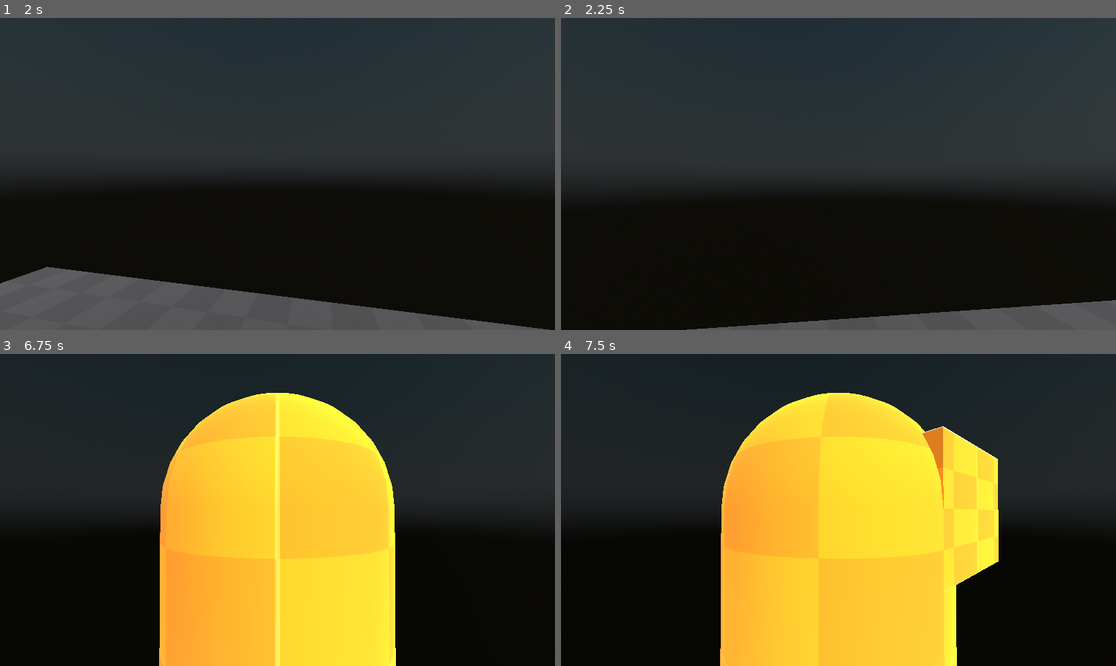
Above: before the commit, frames 1-4 (two rows, left to right).
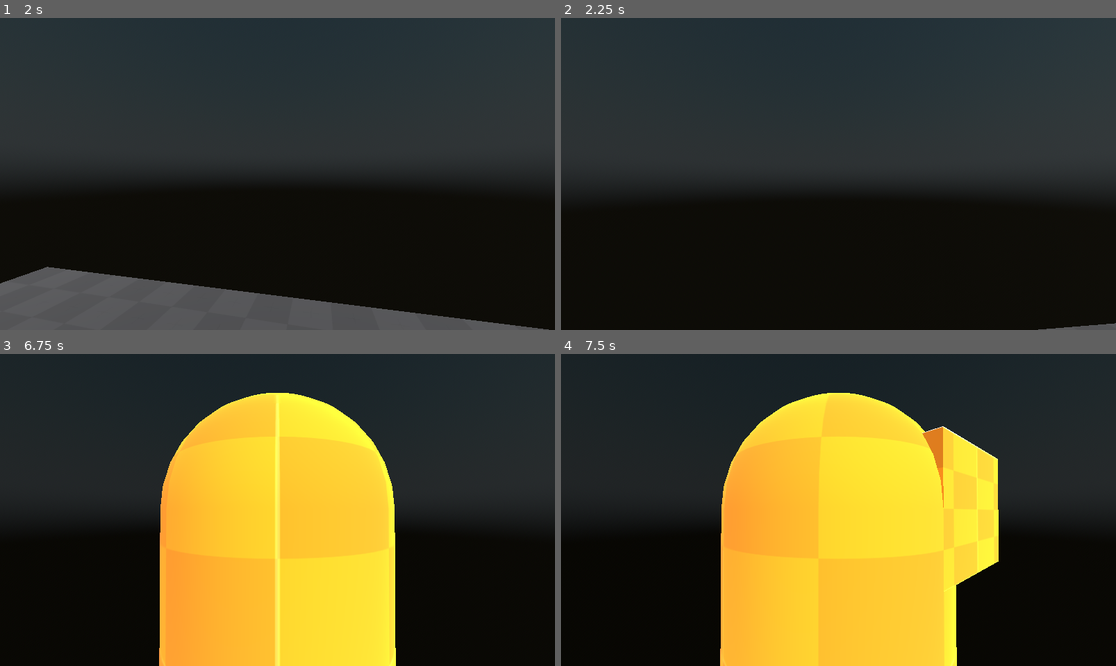
Above: after the commit, the same moments.

Repository: FroggLeo/driving-game
Game: Godot game, scene res://world.tscn
The game is run twice, just before and just after one commit, with the same random seed, the same clock (stepped at 60 frames per second) and the same inputs.
Inputs (mouse positions are in pixels of both pictures, inside the frame that each line leads up to):
- Up to frame 1 (2 s): tap Enter at 0.5 s; move the mouse to (305, 174) at 0.52 s; hold Shift (crouch) 0.53-1.28 s; hold W (move_forward) from 0.53 s (still down); tap Space (jump) at 0.77, 1.07, 1.52, 1.55, 1.82 s; tap Ctrl (sprint) at 0.8, 1.35 s; move the mouse to (249, 174) at 1.27 s
- Up to frame 2 (2.25 s): keep holding W (move_forward); move the mouse to (849, 167) at 2.02 s; hold Space (jump) from 2.03 s (still down)
- Up to frame 3 (6.75 s): tap Shift (crouch) at 2.3, 2.85, 4.55 s; move the mouse to (271, 516) at 2.77 s; release Space (jump) at 2.78 s; tap Space (jump) at 3.02, 3.32, 4.52, 4.82, 5.75, 6.02, 6.05, 6.32 s; tap Ctrl (sprint) at 3.05 s; tap Enter at 3.5, 5 s; move the mouse to (316, 513) at 3.52 s; hold Space (jump) 3.53-4.28 s; tap E (interact) at 3.6 s; move the mouse to (233, 506) at 4.27 s; right-click (233, 506) at 4.35 s; move the mouse to (283, 510) at 5.02 s; hold Ctrl (sprint) 5.03-5.78 s; move the mouse to (255, 503) at 5.77 s; release W (move_forward) at 5.78 s; hold D (move_right) 5.78-6.53 s; tap Mouse wheel up (zoom_in) at 5.85 s; move the mouse to (305, 510) at 6.52 s; hold W (move_forward) from 6.53 s (still down); hold Mouse wheel down (zoom_out) from 6.53 s (still down)
- Up to frame 4 (7.5 s): tap Space (jump) at 6.77, 7.07 s; tap Shift (crouch) at 6.8 s; move the mouse to (727, 525) at 7.27 s; release W (move_forward) at 7.28 s; release Mouse wheel down (zoom_out) at 7.28 s; hold D (move_right) from 7.28 s (still down); tap Alt at 7.35 s

Frame 1 is identical in both runs. In frame 2, 3.6% of the frame differs, in the area x 22-100%, y 90-100%; in frame 3, less than 0.1%; in frame 4, less than 0.1%.

Commit message:
refactor some code

Diff:
--- a/godot_project/player/player.gd
+++ b/godot_project/player/player.gd
@@ -17,8 +17,6 @@
 @export var enable_run: bool = true
 
 var first_person: bool = false
-var run: bool = false
-var crouch: bool = false
 # var paused = Global.paused
 
 # nodes used
@@ -34,6 +32,7 @@
 	else:
 		third_person_spring.spring_length = max_zoom / 2
 	Input.set_mouse_mode(Input.MOUSE_MODE_CAPTURED)
+	third_person_cam.current = false
 	first_person_cam.make_current()
 	Global.paused = false
 
@@ -64,16 +63,6 @@
 		first_person_cam.rotation_degrees.x -= event.relative.y * Global.sensitivity
 		# limits for vertical rotation
 		first_person_cam.rotation_degrees.x = clamp(first_person_cam.rotation_degrees.x, -80, 80)
-
-	# crouch and sprint/run
-	if event.is_action_pressed("crouch"):
-		crouch = true
-	elif event.is_action_pressed("sprint"):
-		run = true
-	if event.is_action_released("crouch"):
-		crouch = false
-	if event.is_action_released("sprint"):
-		run = false
 
 	# auto switch camera
 	if first_person and enable_third_person:
@@ -108,9 +97,9 @@
 
 	# more movement code or something
 	# HACK: need to optimize/simplify
-	var input_direction_2D = Input.get_vector("move_left", "move_right", "move_forward", "move_back")
-	var direction
-	var input_direction_3D = Vector3(input_direction_2D.x, 0.0, input_direction_2D.y)
+	var input_direction_2D := Input.get_vector("move_left", "move_right", "move_forward", "move_back")
+	var direction: Vector3
+	var input_direction_3D := Vector3(input_direction_2D.x, 0.0, input_direction_2D.y)
 
 	# calculate direction
 	if first_person:
@@ -141,10 +130,10 @@
 	# this line like prevents the player from moving faster when they are going diagonally
 	direction = direction.normalized()
 
-	if crouch and enable_crouch:
+	if Input.is_action_pressed("crouch") and enable_crouch:
 		velocity.x = direction.x * crouch_speed
 		velocity.z = direction.z * crouch_speed
-	elif run and enable_run:
+	elif Input.is_action_pressed("sprint") and enable_run:
 		velocity.x = direction.x * run_speed
 		velocity.z = direction.z * run_speed
 	else:
@@ -152,14 +141,12 @@
 		velocity.x = direction.x * walk_speed
 		velocity.z = direction.z * walk_speed
 
-
 	# jumping code
-	if enable_jumping:
-		if not is_on_floor():
-			velocity.y -= gravity * delta
-		elif Input.is_action_just_pressed("jump") and velocity.y == 0:
-			velocity.y = jump_velocity
-		else:
-			velocity.y = 0
+	if not is_on_floor():
+		velocity.y -= gravity * delta
+	elif Input.is_action_pressed("jump") and velocity.y == 0 and enable_jumping:
+		velocity.y = jump_velocity
+	else:
+		velocity.y = 0
 
 	move_and_slide()
